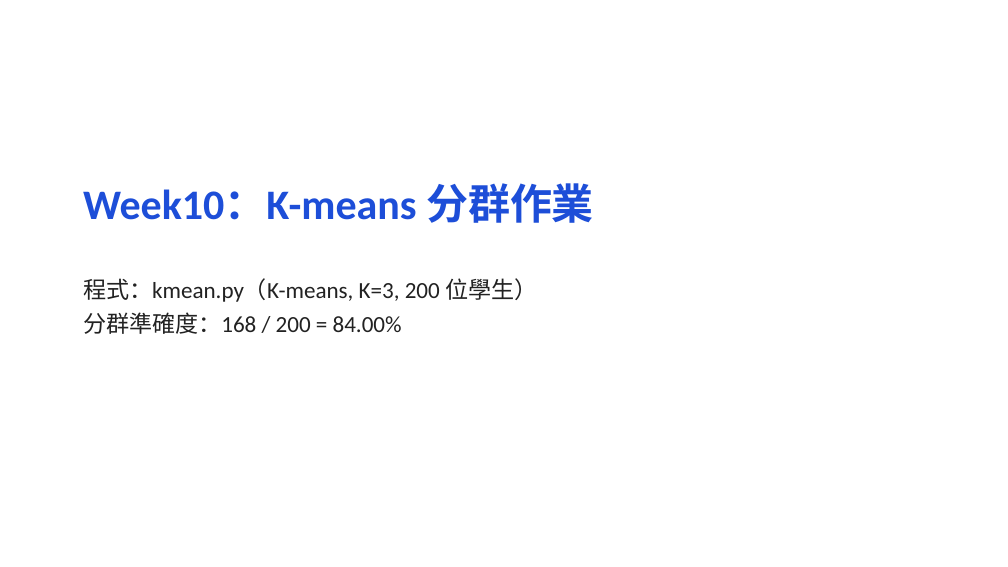
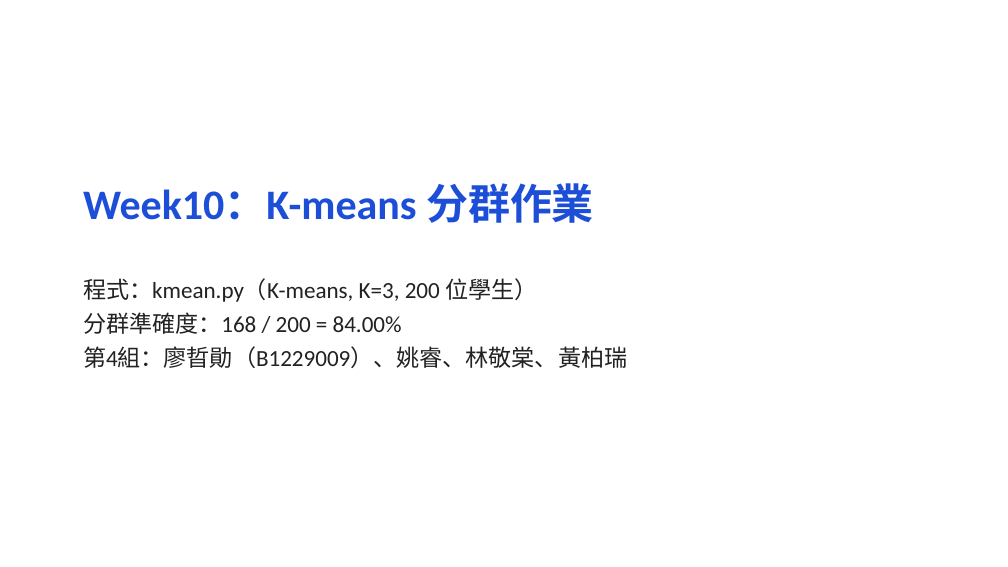
Before and after one commit to soymilk0211/BigData, a slide deck: slide 1 of week10/homework/week10_作業.pptx. Drawn at 1008x567 pixels with LibreOffice and Linux fonts; fonts in the diff are those of the drawing. Boxes give left, top, right and bottom in pixels: in the first picture for what was removed or moved away, otherwise in the second. Text is boxed around its words. In the diff, an @@ line names an element or a change of style, - is before the commit and + after.

Commit message:
week10: add group 4 members to PPT cover and PCA report

```diff
--- a/week10/homework/week10_作業.pptx
+++ b/week10/homework/week10_作業.pptx
@@ text at (x1=83, y1=346, x2=627, y2=368): paragraph added @@
+第4組：廖晢勛（B1229009）、姚睿、林敬棠、黃柏瑞
```
Also in this commit, not shown: 3 other files.
